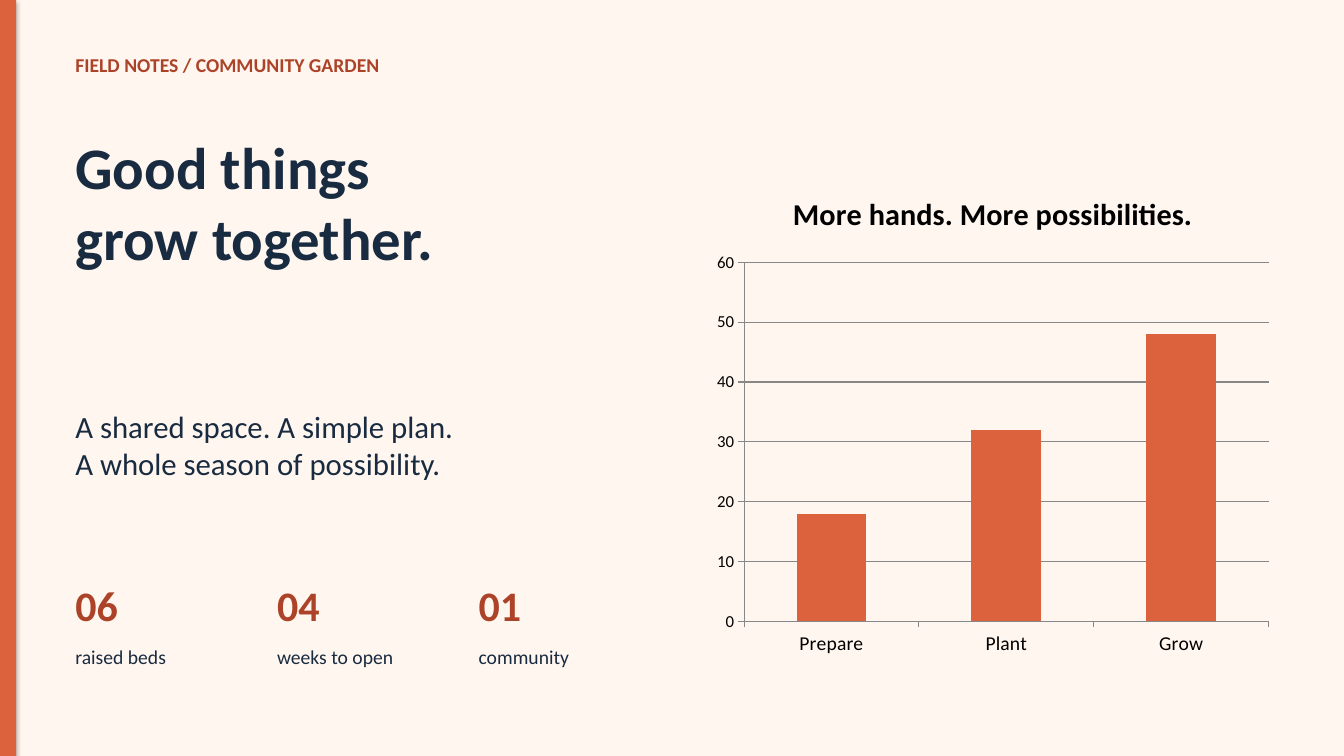
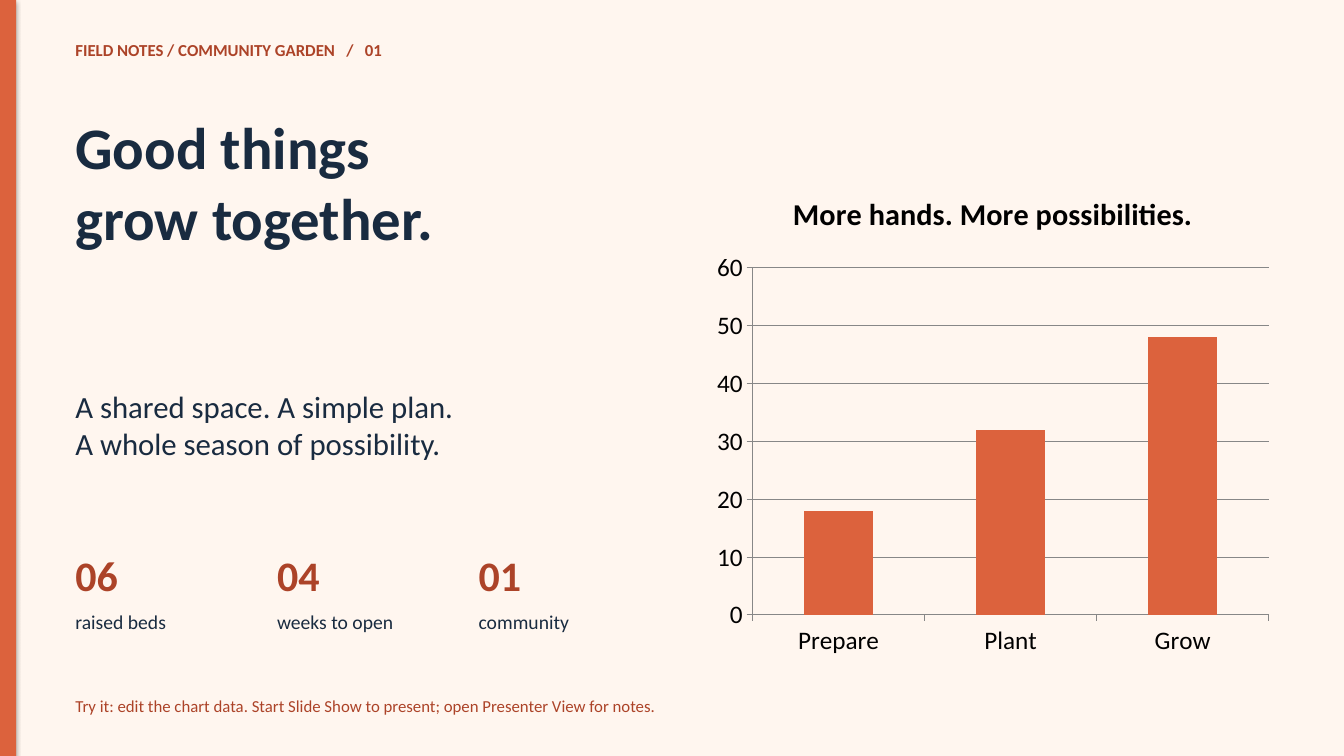
Before and after one commit to starling-build/slides, a slide deck: slide 1 of examples/garden-presentation.pptx. Drawn at 1344x756 pixels with LibreOffice and Linux fonts; fonts in the diff are those of the drawing. Boxes give left, top, right and bottom in pixels: in the first picture for what was removed or moved away, otherwise in the second. Text is boxed around its words. In the diff, an @@ line names an element or a change of style, - is before the commit and + after.

```diff
--- a/examples/garden-presentation.pptx
+++ b/examples/garden-presentation.pptx
@@ text at box(75, 45, 382, 56): text changed; size 14 to 12 pt @@
-FIELD NOTES / COMMUNITY GARDEN
+FIELD NOTES / COMMUNITY GARDEN / 01
@@ text "Good things": place and size @@
-text "Good things" at box(75, 147, 433, 270)
+text "Good things" at box(75, 127, 433, 250)
@@ column chart at box(706, 171, 1280, 665) @@
@@ category axis changed @@
@@ value axis changed @@
@@ text "A shared space. A simple ...": place and size @@
-text "A shared space. A simple ..." at box(75, 416, 453, 480)
+text "A shared space. A simple ..." at box(75, 396, 453, 460)
@@ text "06": place and size @@
-text "06" at box(75, 592, 117, 622)
+text "06" at box(75, 562, 117, 592)
@@ text "04": place and size @@
-text "04" at box(277, 593, 319, 622)
+text "04" at box(277, 563, 319, 592)
@@ text "01": place and size @@
-text "01" at box(479, 593, 521, 622)
+text "01" at box(479, 563, 521, 592)
@@ text "raised beds": place and size @@
-text "raised beds" at box(75, 650, 166, 664)
+text "raised beds" at box(75, 615, 166, 629)
@@ text "weeks to open": place and size @@
-text "weeks to open" at box(277, 650, 393, 667)
+text "weeks to open" at box(277, 615, 393, 632)
@@ text "community": place and size @@
-text "community" at box(479, 650, 569, 667)
+text "community" at box(479, 615, 569, 632)
@@ text added at box(75, 700, 655, 715), 12 pt, text #AC4328 @@
+Try it: edit the chart data. Start Slide Show to present; open Presenter View for notes.
```
Also in this commit, not shown: 3 other slides changed, 5 slides added, 1 other file.
